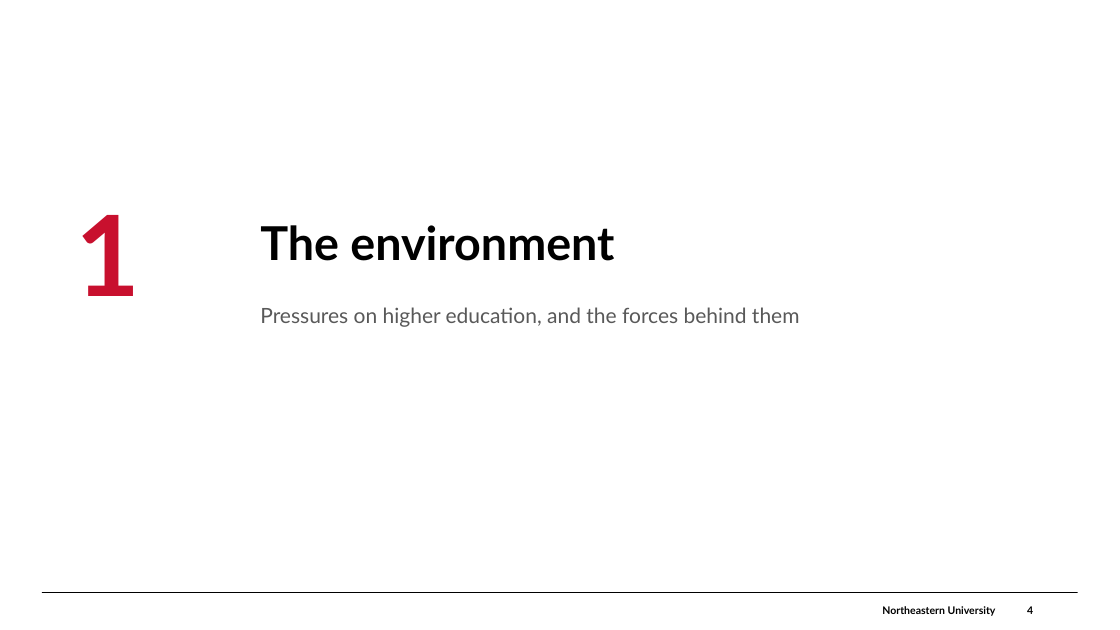
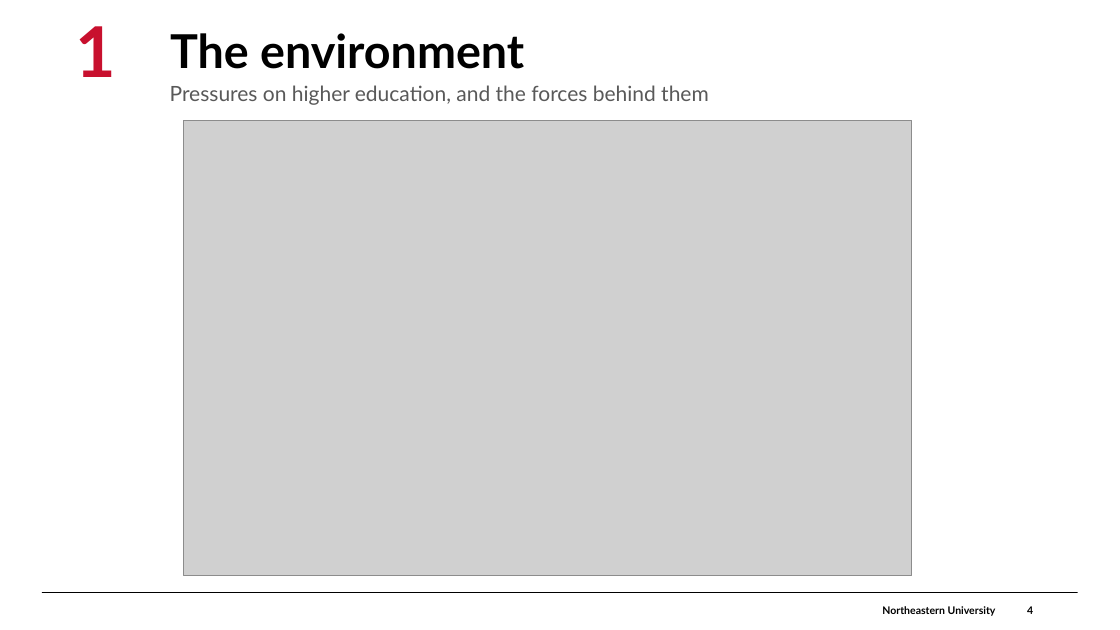
Before and after one commit to brettcsweet/Tonys-repo, a slide deck: slide 4 of GC_Financial_Update_2026-09-30.pptx. Drawn at 1120x630 pixels with LibreOffice and Linux fonts; fonts in the diff are those of the drawing; grey boxes stand for pictures; background and template pictures are left out. Boxes give left, top, right and bottom in pixels: in the first picture for what was removed or moved away, otherwise in the second. Text is boxed around its words. In the diff, an @@ line names an element or a change of style, - is before the commit and + after.

```diff
--- a/GC_Financial_Update_2026-09-30.pptx
+++ b/GC_Financial_Update_2026-09-30.pptx
@@ text "1": place and size @@
-text "1" at (76,215,141,296)
+text "1" at (76,26,117,77)
@@ text "1" at (76,26,117,77): size 96 to 60 pt @@
@@ text "The environment": place and size @@
-text "The environment" at (260,225,614,261)
+text "The environment" at (170,33,524,69)
@@ text "Pressures on higher education, and ...": place and size @@
-text "Pressures on higher education, and ..." at (260,307,800,327)
+text "Pressures on higher education, and ..." at (170,85,709,105)
@@ picture added at (183,120,912,576) @@
```
Also in this commit, not shown: 9 other slides changed, 5 slides added, 1 slide removed.
